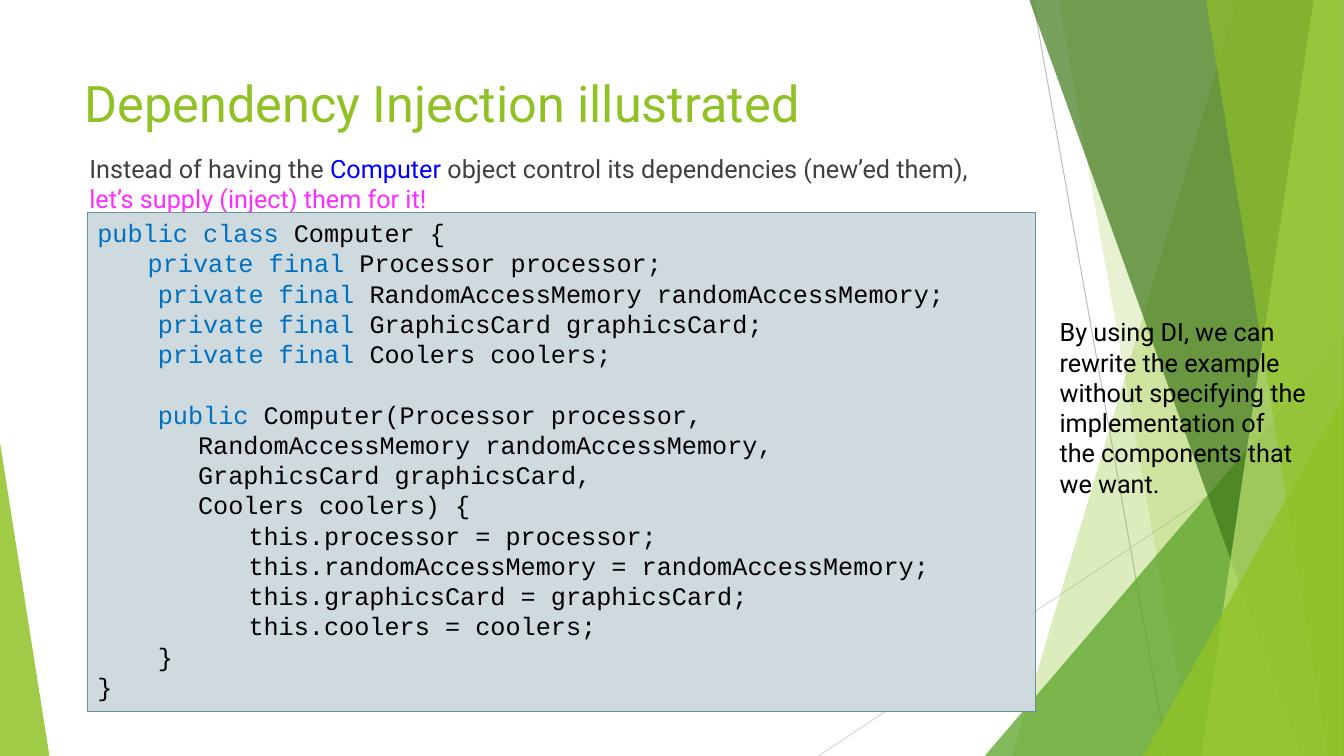
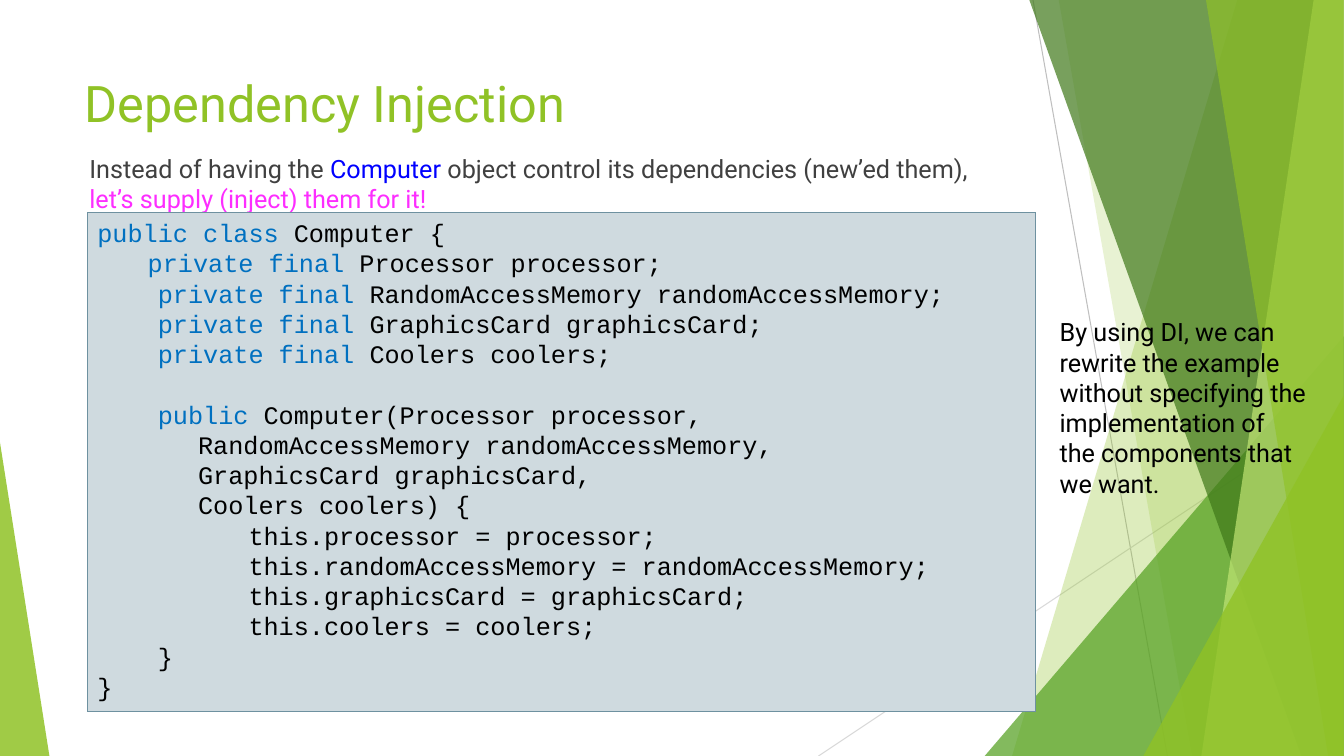
Before and after one commit to idanshal/sb-todo-app-tdp, a slide deck: slide 13 of course_data/presentations/practical_spring_boot_for_tdp.pptx. Drawn at 1344x756 pixels with LibreOffice and Linux fonts; fonts in the diff are those of the drawing. Boxes give left, top, right and bottom in pixels: in the first picture for what was removed or moved away, otherwise in the second. Text is boxed around its words. In the diff, an @@ line names an element or a change of style, - is before the commit and + after.

```diff
--- a/course_data/presentations/practical_spring_boot_for_tdp.pptx
+++ b/course_data/presentations/practical_spring_boot_for_tdp.pptx
@@ title at [85, 84, 565, 133]: text changed @@
-Dependency Injection illustrated
+Dependency Injection
```
Also in this commit, not shown: 1 other slide changed, 1 slide added, 4 slides removed, 6 other files.
